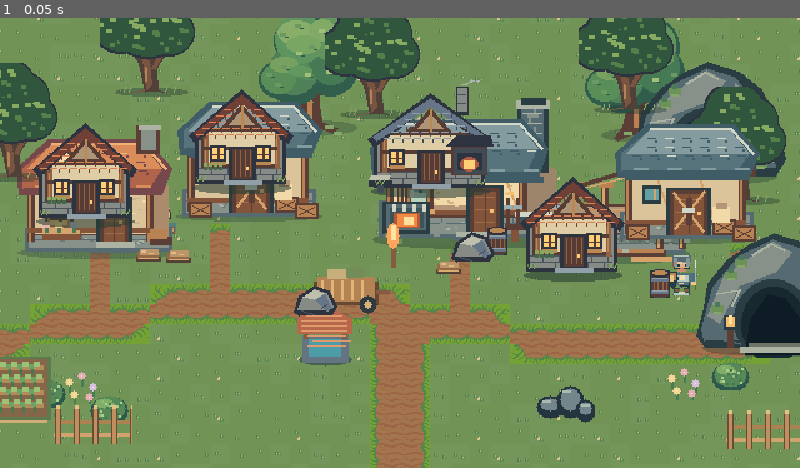
Above: before the commit, frame 1.
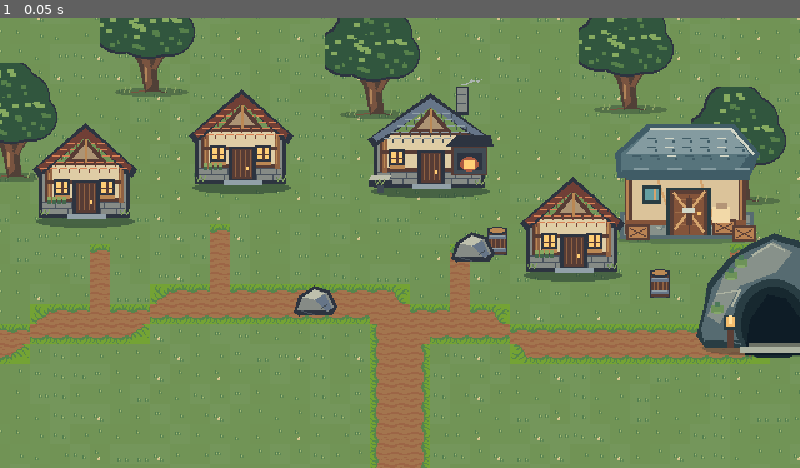
Above: after the commit, the same moment.

Repository: Stoffe101/PixelTown
Game: Godot game, scene res://scenes/levels/artist_showcase.tscn
Same seed, same stepped clock (60 frames per second), same inputs: the game is played once before the commit and once after it. This scene is started directly instead of the project's main scene.
Inputs:
- Up to frame 1 (0.05 s): no input

The runs differ from the first frame. In frame 1, 17% of the frame differs, in the area x 0-100%, y 0-96%.

Commit message:
fix(art): remove overlapping legacy props from isolated Godot showcase

Diff:
--- a/scenes/levels/artist_showcase.tscn
+++ b/scenes/levels/artist_showcase.tscn
@@ -11,6 +11,14 @@
 y_sort_enabled = true
 
 [node name="ExistingVillage" parent="." instance=ExtResource("Base")]
+
+[editable path="ExistingVillage"]
+
+[node name="Objects" parent="ExistingVillage" index="2"]
+visible = false
+
+[node name="EditorBackdrop" parent="ExistingVillage" index="0"]
+visible = false
 
 [node name="ShowcaseCamera" type="Camera2D" parent="."]
 position = Vector2(552, 351)
